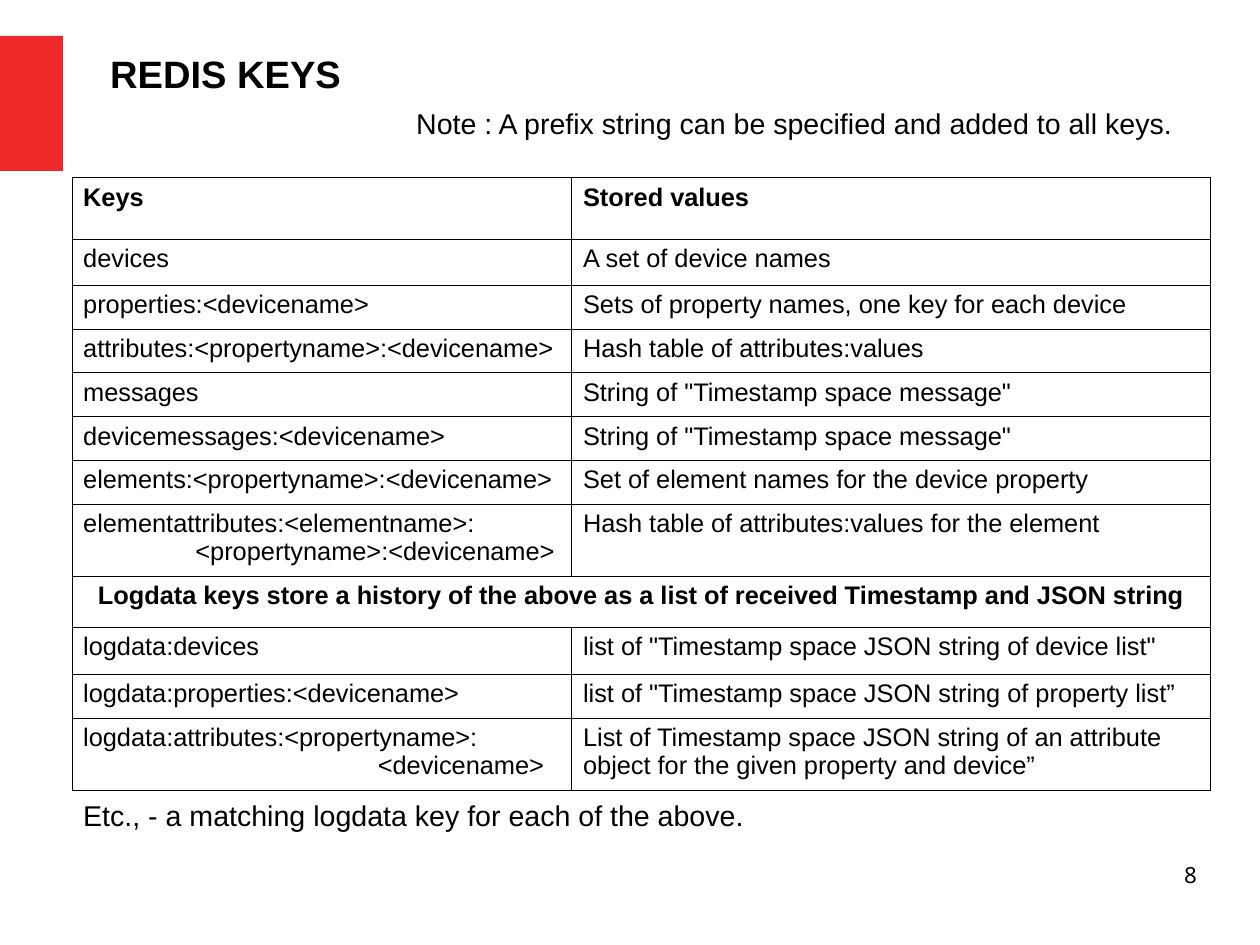
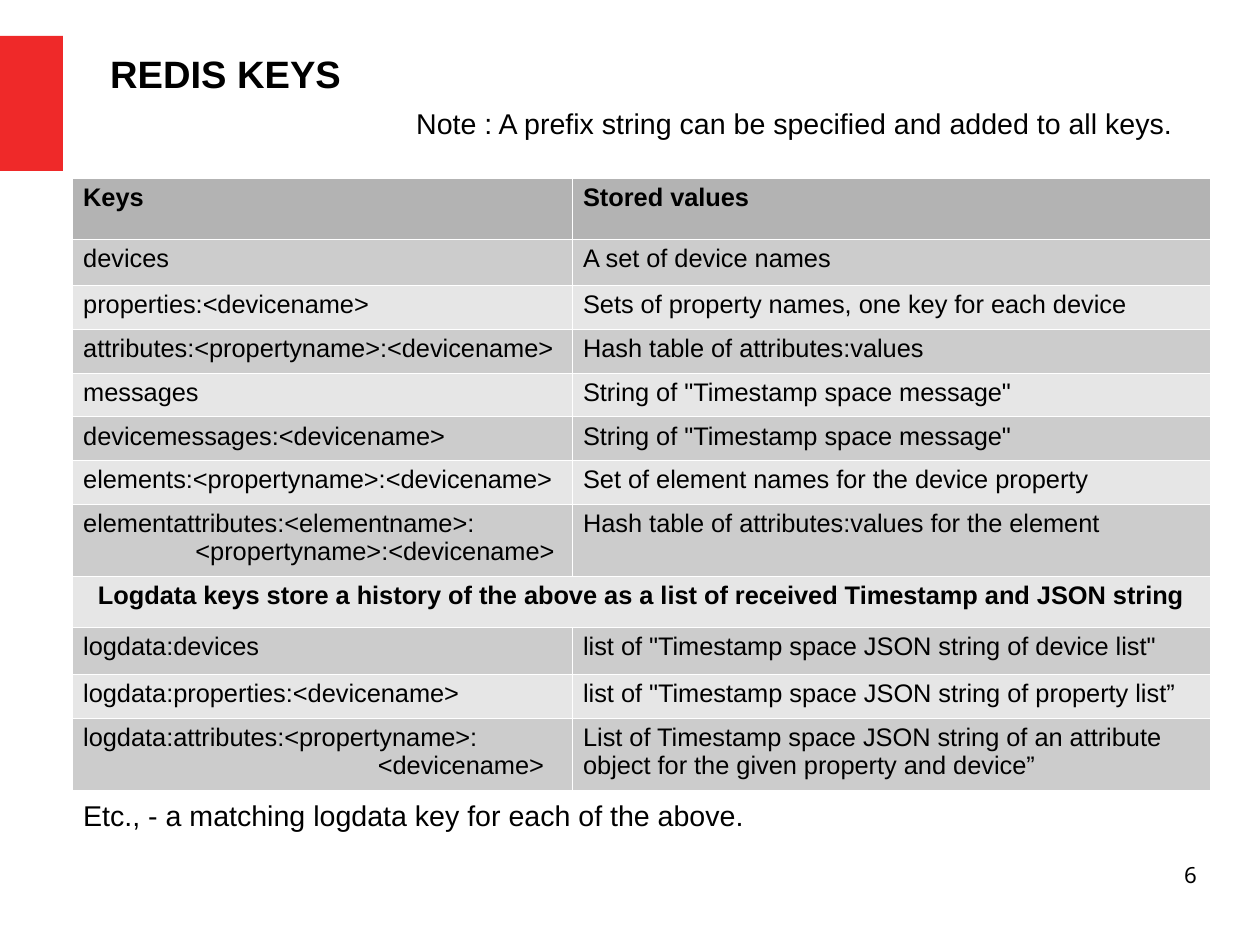
Before and after one commit to bernie-skipole/indi, a slide deck: slide 6 of indislides.odp (slide 8 before the commit). Drawn at 1260x945 pixels with LibreOffice and Linux fonts; fonts in the diff are those of the drawing. Boxes give left, top, right and bottom in pixels: in the first picture for what was removed or moved away, otherwise in the second. Text is boxed around its words. In the diff, an @@ line names an element or a change of style, - is before the commit and + after.

```diff
--- a/indislides.odp
+++ b/indislides.odp
@@ table at box(72, 177, 1211, 784) @@
@@ fill none to #B3B3B3 in row 1 @@
@@ fill none to #CCCCCC in 12 cells @@
@@ fill none to #E6E6E6 in 9 cells @@
@@ borders changed @@
@@ page number at box(1184, 867, 1197, 884): text changed @@
-8
+6
```
Also in this commit, not shown: 5 other slides changed, 1 slide added, 1 slide removed.
